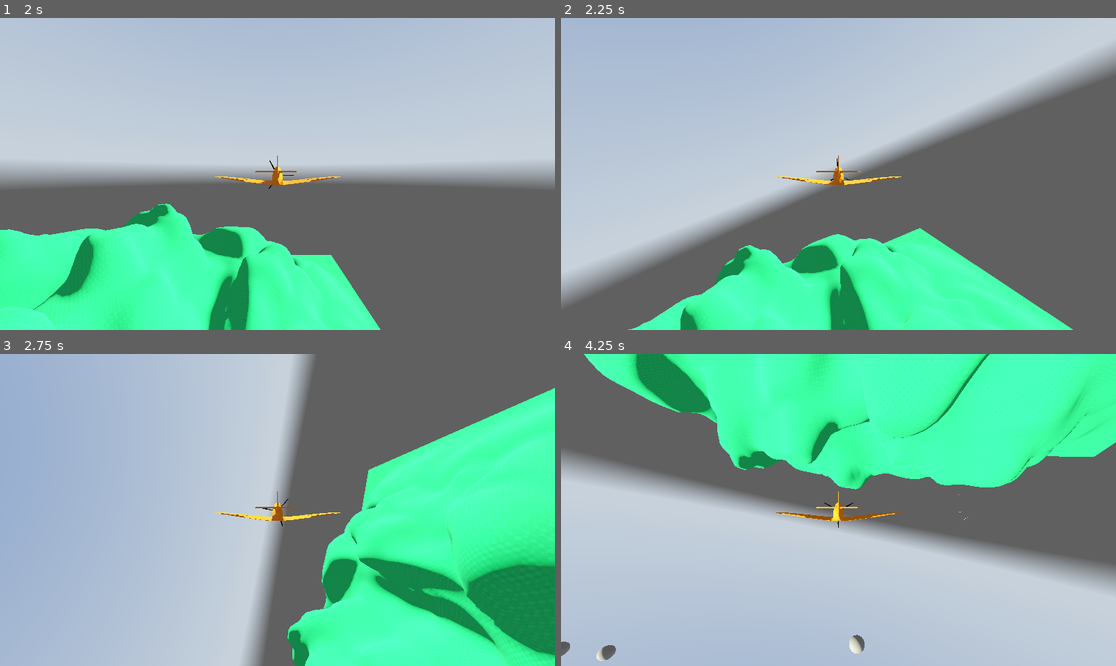
Above: before the commit, frames 1-4 (two rows, left to right).
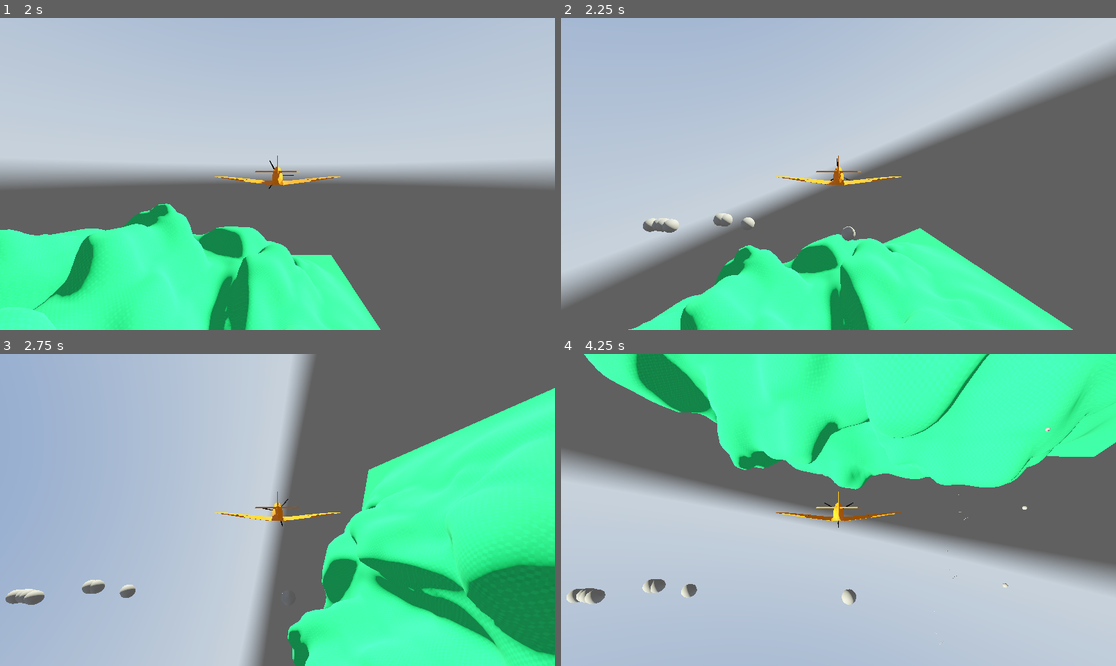
Above: after the commit, the same moments.

Repository: Monkeytonk115/godot-dogfight
Game: Godot game, scene res://scenes/main.tscn
Same seed, same stepped clock (60 frames per second), same inputs: the game is played once before the commit and once after it. A sky picture missing from this copy of the repository is replaced by a grey-blue gradient.
Inputs (mouse positions are in pixels of both pictures, inside the frame that each line leads up to):
- Up to frame 1 (2 s): click (277, 189) at 0.52 s; type "12" at 0.6 s; click (277, 205) at 0.75 s; type "Alex" at 0.83 s; click "Host Multiplayer" at 1.25 s
- Up to frame 2 (2.25 s): move the mouse to (960, 158) at 2.02 s; hold D (Roll_Right) from 2.03 s (still down); hold Space (trigger) from 2.03 s (still down)
- Up to frame 3 (2.75 s): keep holding D (Roll_Right); keep holding Space (trigger)
- Up to frame 4 (4.25 s): move the mouse to (727, 525) at 2.77 s; release D (Roll_Right) at 2.78 s; release Space (trigger) at 2.78 s; hold W (Pitch_Down) 2.78-3.53 s; right-click (727, 525) at 2.85 s; tap Space (trigger) at 3.05 s; move the mouse to (894, 441) at 3.52 s; hold D (Roll_Right) from 3.53 s (still down); hold Space (trigger) from 3.53 s (still down)

Frame 1 is identical in both runs. In frame 2, 0.4% of the frame differs, in the area x 14-54%, y 62-72%; in frame 3, 0.5%; in frame 4, 1.0%, in the area x 0-89%, y 23-99%.

Commit message:
shorten delay and add authority guard

Diff:
--- a/scenes/action/spitfire_action.gd
+++ b/scenes/action/spitfire_action.gd
@@ -29,6 +29,8 @@
 	$Camera3D.transform.basis = Basis.IDENTITY.rotated(Vector3.UP, 0.25*TAU - free_cam_angle)
 
 func _physics_process(delta):
+	if not is_multiplayer_authority(): return
+
 	_transform_renorm += delta
 	if _transform_renorm > 5:
 		transform.basis.orthonormalized()
@@ -37,7 +39,7 @@
 	if Input.is_action_pressed("trigger"):
 		var now = Time.get_ticks_msec()
 		if next_fire_time < now:
-			next_fire_time = now + 1000
+			next_fire_time = now + 100
 			for gun in $Guns.get_children():
 				gun.fire()
 
